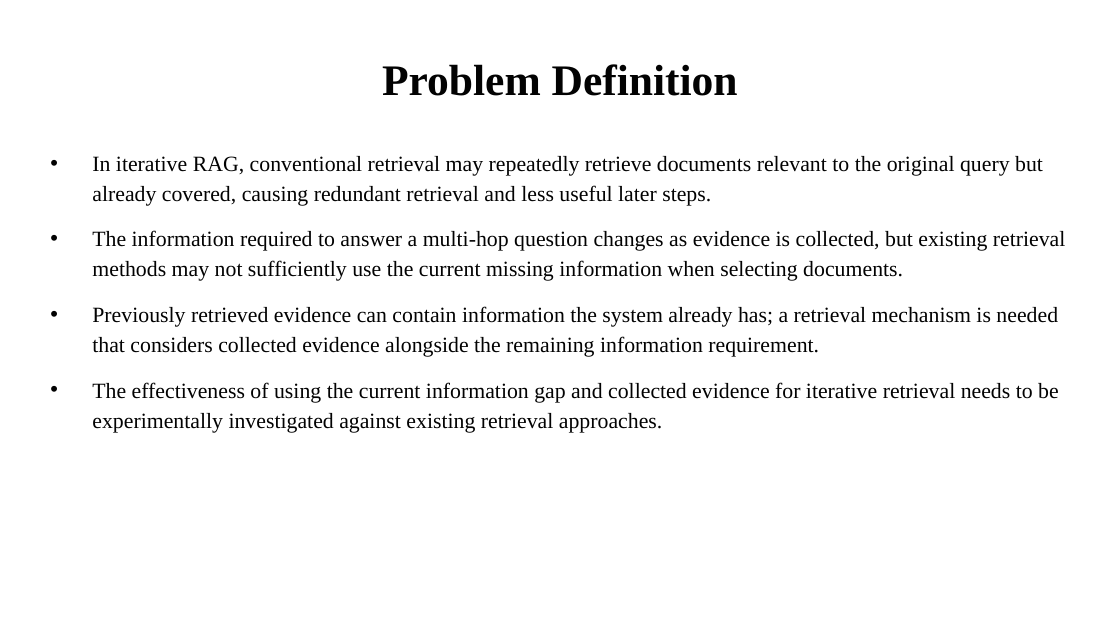
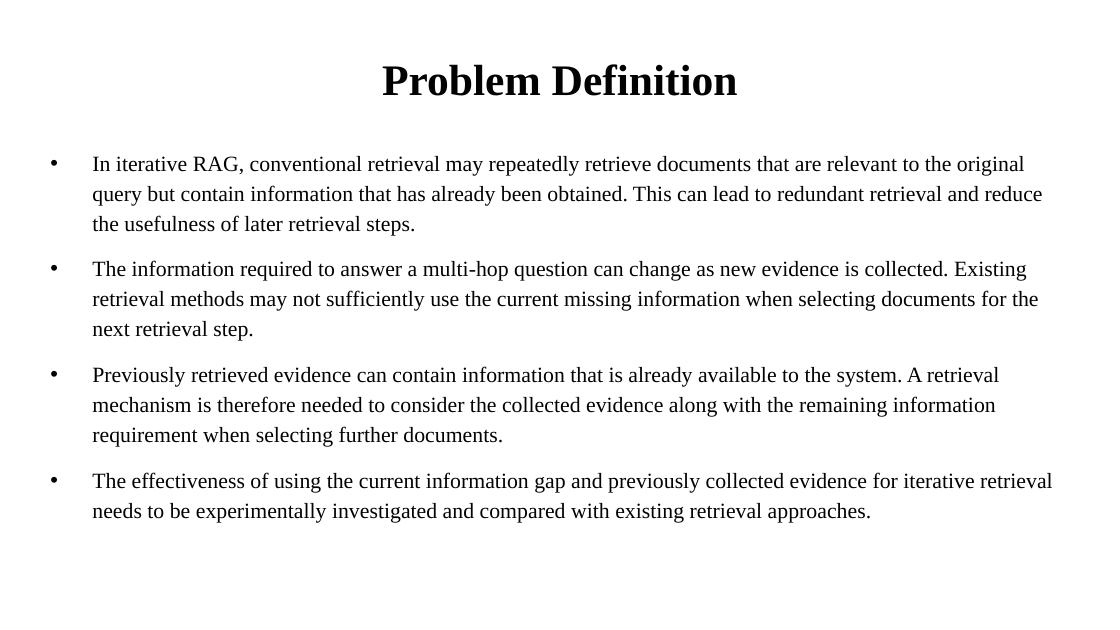
Before and after one commit to KunalDahal/State-Aware-Retrieval, a slide deck: slide 9 of methodology/presentation/ppt1.pptx. Drawn at 1120x630 pixels with LibreOffice and Linux fonts; fonts in the diff are those of the drawing. Boxes give left, top, right and bottom in pixels: in the first picture for what was removed or moved away, otherwise in the second. Text is boxed around its words. In the diff, an @@ line names an element or a change of style, - is before the commit and + after.

```diff
--- a/methodology/presentation/ppt1.pptx
+++ b/methodology/presentation/ppt1.pptx
@@ text at [92,156,1053,523]: text changed @@
-• In iterative RAG, conventional retrieval may repeatedly retrieve documents relevant to the original query but already covered, causing redundant retrieval and less useful later steps.
-• The information required to answer a multi-hop question changes as evidence is collected, but existing retrieval methods may not sufficiently use the current missing information when selecting documents.
-• Previously retrieved evidence can contain information the system already has; a retrieval mechanism is needed that considers collected evidence alongside the remaining information requirement.
-• The effectiveness of using the current information gap and collected evidence for iterative retrieval needs to be experimentally investigated against existing retrieval approaches.
+• In iterative RAG, conventional retrieval may repeatedly retrieve documents that are relevant to the original query but contain information that has already been obtained. This can lead to redundant retrieval and reduce the usefulness of later retrieval steps.
+• The information required to answer a multi-hop question can change as new evidence is collected. Existing retrieval methods may not sufficiently use the current missing information when selecting documents for the next retrieval step.
+• Previously retrieved evidence can contain information that is already available to the system. A retrieval mechanism is therefore needed to consider the collected evidence along with the remaining information requirement when selecting further documents.
+• The effectiveness of using the current information gap and previously collected evidence for iterative retrieval needs to be experimentally investigated and compared with existing retrieval approaches.
```
Also in this commit, not shown: 17 other slides changed, 1 other file.
